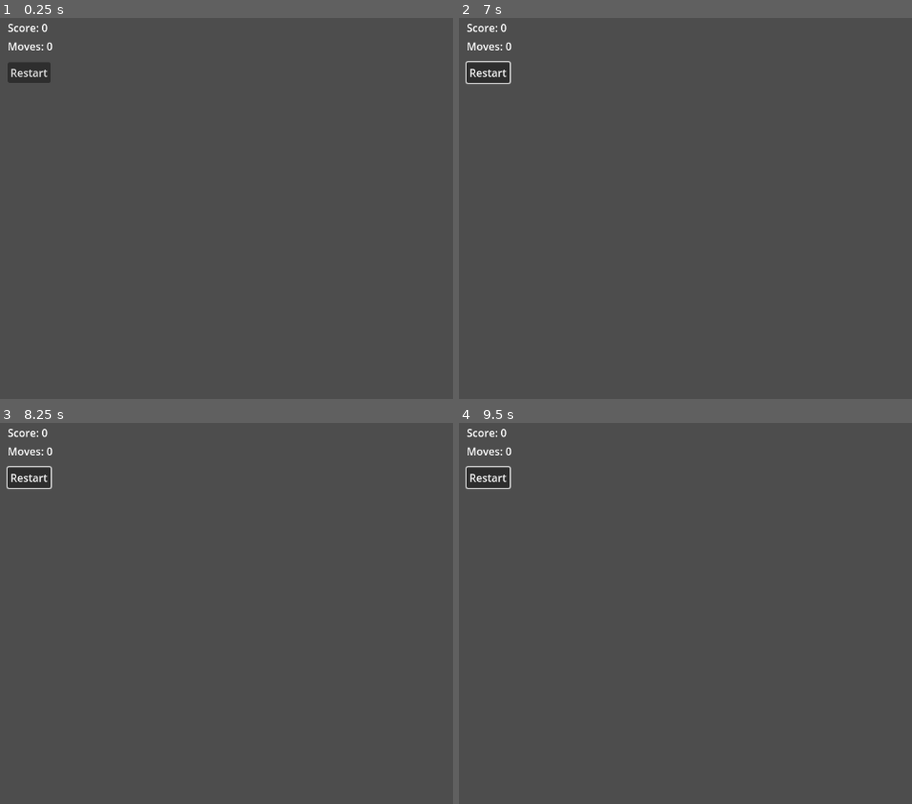
Above: before the commit, frames 1-4 (two rows, left to right).
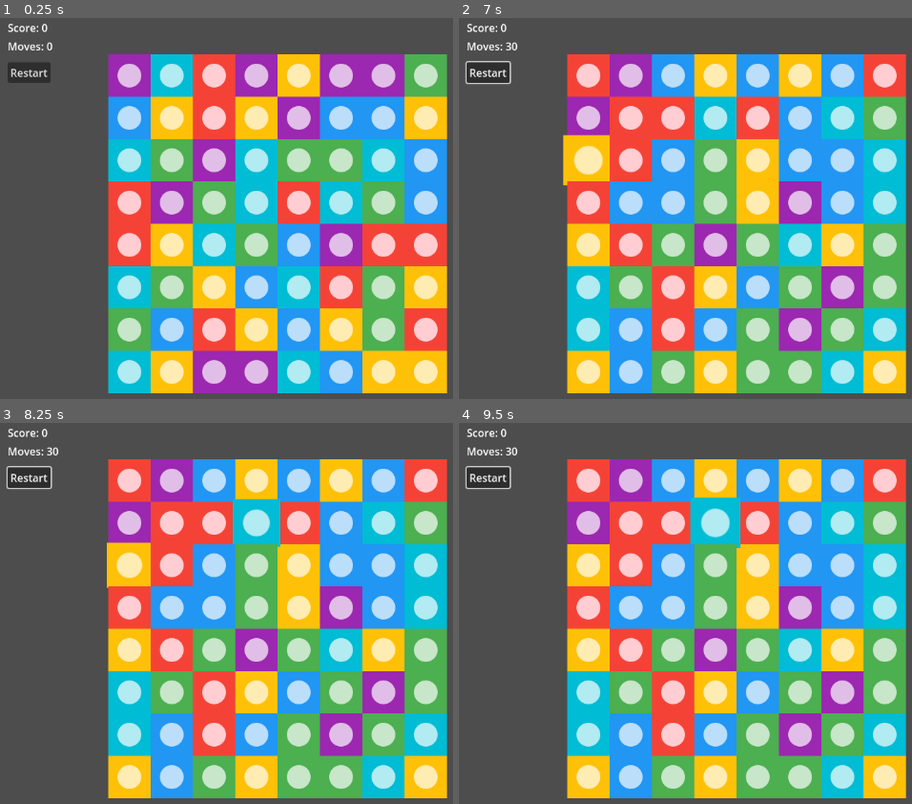
Above: after the commit, the same moments.

Repository: TzameretIshay/3-match-co-pilot
Game: Godot game, scene res://scenes/Main.tscn
Two runs of this game, one before a commit and one after it. Both use one fixed random seed, a clock stepped at 60 frames per second and the inputs below.
Inputs (mouse positions are in pixels of both pictures, inside the frame that each line leads up to):
- Up to frame 1 (0.25 s): no input
- Up to frame 2 (7 s): click "Restart" at 0.5 s; click "Restart" at 1.25 s; click "Restart" at 2 s; tap Enter at 2.75, 4.25, 5.75 s; move the mouse to (outside the picture) at 2.77 s; click (outside the picture) at 2.92 s; tap Space at 3.5, 5, 6.5 s; move the mouse to (685, 246) at 3.52 s; click (685, 246) at 3.67 s; move the mouse to (outside the picture) at 4.27 s; click (outside the picture) at 4.42 s; move the mouse to (798, 311) at 5.02 s; click (798, 311) at 5.17 s; move the mouse to (outside the picture) at 5.77 s; click (outside the picture) at 5.92 s; move the mouse to (608, 158) at 6.52 s; click (608, 158) at 6.67 s
- Up to frame 3 (8.25 s): move the mouse to (416, 628) at 7.27 s; click (416, 628) at 7.42 s; move the mouse to (262, 522) at 8.02 s; click (262, 522) at 8.17 s
- Up to frame 4 (9.5 s): move the mouse to (outside the picture) at 8.77 s; click (outside the picture) at 8.92 s

The runs differ from the first frame. In frame 1, 67% of the frame differs, in the area x 23-99%, y 9-99%; in frame 2, 67%, in the area x 10-99%, y 6-99%; in frame 3, 67%; in frame 4, 67%.
Error before the commit: Parse Error: Expected variable name after "var". (res://scripts/Grid.gd:43)

Commit message:
first run

Diff:
--- /dev/null
+++ b/assets/tile_0.svg
@@ -0,0 +1,4 @@
+<svg xmlns="http://www.w3.org/2000/svg" width="64" height="64" viewBox="0 0 64 64">
+  <rect width="64" height="64" fill="#F44336"/>
+  <circle cx="32" cy="32" r="18" fill="#FFCDD2"/>
+</svg>
--- /dev/null
+++ b/assets/tile_1.svg
@@ -0,0 +1,4 @@
+<svg xmlns="http://www.w3.org/2000/svg" width="64" height="64" viewBox="0 0 64 64">
+  <rect width="64" height="64" fill="#2196F3"/>
+  <circle cx="32" cy="32" r="18" fill="#BBDEFB"/>
+</svg>
--- /dev/null
+++ b/assets/tile_2.svg
@@ -0,0 +1,4 @@
+<svg xmlns="http://www.w3.org/2000/svg" width="64" height="64" viewBox="0 0 64 64">
+  <rect width="64" height="64" fill="#4CAF50"/>
+  <circle cx="32" cy="32" r="18" fill="#C8E6C9"/>
+</svg>
--- /dev/null
+++ b/assets/tile_3.svg
@@ -0,0 +1,4 @@
+<svg xmlns="http://www.w3.org/2000/svg" width="64" height="64" viewBox="0 0 64 64">
+  <rect width="64" height="64" fill="#FFC107"/>
+  <circle cx="32" cy="32" r="18" fill="#FFECB3"/>
+</svg>
--- /dev/null
+++ b/assets/tile_4.svg
@@ -0,0 +1,4 @@
+<svg xmlns="http://www.w3.org/2000/svg" width="64" height="64" viewBox="0 0 64 64">
+  <rect width="64" height="64" fill="#9C27B0"/>
+  <circle cx="32" cy="32" r="18" fill="#E1BEE7"/>
+</svg>
--- /dev/null
+++ b/assets/tile_5.svg
@@ -0,0 +1,4 @@
+<svg xmlns="http://www.w3.org/2000/svg" width="64" height="64" viewBox="0 0 64 64">
+  <rect width="64" height="64" fill="#00BCD4"/>
+  <circle cx="32" cy="32" r="18" fill="#B2EBF2"/>
+</svg>
--- a/project.godot
+++ b/project.godot
@@ -11,6 +11,6 @@
 [application]
 
 config/name="3Match-CoPilot"
+run/main_scene="res://scenes/Main.tscn"
 config/features=PackedStringArray("4.5", "Forward Plus")
 config/icon="res://icon.svg"
-run/main_scene="res://scenes/Main.tscn"
--- a/scenes/Main.tscn
+++ b/scenes/Main.tscn
@@ -1,11 +1,14 @@
 [gd_scene load_steps=3 format=3]
 
-[ext_resource path="res://scenes/Grid.tscn" type="PackedScene" id=1]
+[ext_resource path="res://scripts/Grid.gd" type="Script" id=1]
 [ext_resource path="res://scenes/UI.tscn" type="PackedScene" id=2]
 
 [node name="Main" type="Node2D"]
 
-[node name="Grid" parent="." instance=ExtResource( 1 )]
+[node name="Grid" type="Node2D" parent="."]
+script = ExtResource( 1 )
 position = Vector2( 200, 100 )
 
+[node name="Tiles" type="Node2D" parent="Grid"]
+
 [node name="UI" parent="." instance=ExtResource( 2 )]
--- a/scenes/Tile.tscn
+++ b/scenes/Tile.tscn
@@ -1,15 +1,16 @@
-[gd_scene load_steps=2 format=3]
+[gd_scene load_steps=3 format=3]
 
-[ext_resource path="res://scripts/Tile.gd" type="Script" id=1]
+[ext_resource type="Script" path="res://scripts/Tile.gd" id="1"]
+
+[sub_resource type="CircleShape2D" id="1"]
+radius = 32.0
 
 [node name="Tile" type="Area2D"]
-script = ExtResource( 1 )
-position = Vector2( 0, 0 )
+script = ExtResource("1")
+position = Vector2(0, 0)
 
 [node name="Sprite" type="Sprite2D" parent="."]
-texture = null
 centered = true
 
 [node name="CollisionShape2D" type="CollisionShape2D" parent="."]
-shape = CircleShape2D.new()
-shape.radius = 24.0
+shape = SubResource("1")
--- a/scripts/Grid.gd
+++ b/scripts/Grid.gd
@@ -12,17 +12,28 @@
 @export var cols: int = DEFAULT_COLS
 @export var moves_limit: int = MOVE_LIMIT
 
-var grid := [] # 2D array of Tile nodes
+var grid := []
 var score: int = 0
 var moves_left: int
 var rng := RandomNumberGenerator.new()
-
-const TileScene: PackedScene = preload("res://scenes/Tile.tscn")
+var selected_tile: Node = null
+
+var tile_scene: PackedScene
+var auto_textures := {}
+
+var audio_player: AudioStreamPlayer
+var audio_generator: AudioStreamGenerator
 
 func _ready() -> void:
 	rng.randomize()
 	moves_left = moves_limit
 	emit_signal("moves_changed", moves_left)
+	tile_scene = load("res://scenes/Tile.tscn")
+	audio_generator = AudioStreamGenerator.new()
+	audio_generator.mix_rate = 44100
+	audio_player = AudioStreamPlayer.new()
+	audio_player.stream = audio_generator
+	add_child(audio_player)
 	init_grid()
 
 func init_grid() -> void:
@@ -32,184 +43,330 @@
 		for c in range(cols):
 			var t = spawn_tile(r, c, rng.randi_range(0, TILE_TYPES - 1))
 			grid[r].append(t)
-
-	# Ensure initial board has no immediate matches
 	while true:
-		var matches = find_matches()
-		if matches.empty():
+		var result = find_matches_with_groups()
+		var matches = result["matches"]
+		if matches.is_empty():
 			break
-		# Replace matched tiles randomly until no immediate matches
 		for matched in matches:
-			var (mr, mc) = matched
+			var mr = matched[0]
+			var mc = matched[1]
 			var t = grid[mr][mc]
 			replace_tile(mr, mc, rng.randi_range(0, TILE_TYPES - 1))
 
 func spawn_tile(r: int, c: int, type_idx: int) -> Node:
-	var tile = TileScene.instantiate()
-	add_child(tile)
+	var tile = tile_scene.instantiate()
 	$Tiles.add_child(tile)
 	tile.position = Vector2(c * 64, r * 64)
 	tile.set_tile(type_idx, r, c)
-	# Placeholder: assign a texture if assets available at res://assets/tile_TYPE.png
-	var tex_path = "res://assets/tile_%d.png".format(type_idx)
-	if ResourceLoader.exists(tex_path):
-		var tex = load(tex_path)
-		if tex:
-			if tile.has_node("Sprite"):
-				tile.get_node("Sprite").texture = tex
-	# Connect click
+	var png_path = "res://assets/tile_%d.png" % type_idx
+	var svg_path = "res://assets/tile_%d.svg" % type_idx
+	if ResourceLoader.exists(png_path):
+		var tex = load(png_path)
+		if tex and tile.has_node("Sprite"):
+			tile.get_node("Sprite").texture = tex
+	elif ResourceLoader.exists(svg_path):
+		var tex2 = load(svg_path)
+		if tex2 and tile.has_node("Sprite"):
+			tile.get_node("Sprite").texture = tex2
+	else:
+		if not auto_textures.has(type_idx):
+			auto_textures[type_idx] = _make_placeholder_texture(type_idx)
+		if tile.has_node("Sprite"):
+			tile.get_node("Sprite").texture = auto_textures[type_idx]
 	tile.connect("tile_clicked", Callable(self, "_on_tile_clicked"))
 	return tile
 
 func replace_tile(r: int, c: int, type_idx: int) -> void:
-	# Remove old tile and spawn a new one at same place
-	var old = grid[r][c]
-	if old:
-		old.queue_free()
-	var nt = spawn_tile(r, c, type_idx)
-	grid[r][c] = nt
-
-var selected_tile = null
-
-func _on_tile_clicked(tile) -> void:
+	var old_tile = grid[r][c]
+	if old_tile:
+		old_tile.queue_free()
+	var new_tile = spawn_tile(r, c, type_idx)
+	grid[r][c] = new_tile
+
+func find_matches_with_groups() -> Dictionary:
+	var matches := []
+	var groups := {}
+	var visited := {}
+
+	# Horizontal matches
+	for r in range(rows):
+		var c = 0
+		while c < cols:
+			var run_start = c
+			var run_length = 1
+			while c + 1 < cols and grid[r][c].tile_type == grid[r][c + 1].tile_type:
+				c += 1
+				run_length += 1
+
+			if run_length >= 3:
+				var run_group = []
+				for i in range(run_start, c + 1):
+					var tile = grid[r][i]
+					matches.append([r, i])
+					run_group.append(tile)
+					if not visited.has(tile):
+						visited[tile] = true
+				groups[run_group[0]] = {"type": "horizontal", "length": run_length}
+			c += 1
+
+	# Vertical matches
+	for c in range(cols):
+		var r = 0
+		while r < rows:
+			var run_start = r
+			var run_length = 1
+			while r + 1 < rows and grid[r][c].tile_type == grid[r + 1][c].tile_type:
+				r += 1
+				run_length += 1
+
+			if run_length >= 3:
+				var run_group = []
+				for i in range(run_start, r + 1):
+					var tile = grid[i][c]
+					matches.append([i, c])
+					run_group.append(tile)
+					if not visited.has(tile):
+						visited[tile] = true
+				groups[run_group[0]] = {"type": "vertical", "length": run_length}
+			r += 1
+
+	# Deduplicate matches
+	var dedup := {}
+	for match in matches:
+		var key = "%d_%d" % [match[0], match[1]]
+		dedup[key] = match
+	matches = dedup.values()
+
+	return {"matches": matches, "groups": groups}
+
+func _on_tile_clicked(tile: Node) -> void:
+	if moves_left <= 0:
+		return
+
+	# If no tile selected yet, select this one
 	if selected_tile == null:
 		selected_tile = tile
-		# Could add visual highlight here
+		# Visual feedback: scale up the selected tile
+		var tween = create_tween()
+		tween.set_trans(Tween.TRANS_SINE)
+		tween.set_ease(Tween.EASE_OUT)
+		tween.tween_property(selected_tile, "scale", Vector2(1.2, 1.2), 0.15)
+		return
+
+	# If same tile clicked, deselect it
+	if tile == selected_tile:
+		var tween = create_tween()
+		tween.set_trans(Tween.TRANS_SINE)
+		tween.set_ease(Tween.EASE_OUT)
+		tween.tween_property(selected_tile, "scale", Vector2(1.0, 1.0), 0.15)
+		selected_tile = null
+		return
+
+	# Check if clicked tile is adjacent to selected tile
+	var selected_row = selected_tile.row
+	var selected_col = selected_tile.col
+	var clicked_row = tile.row
+	var clicked_col = tile.col
+
+	var distance = abs(selected_row - clicked_row) + abs(selected_col - clicked_col)
+
+	if distance == 1:
+		# Adjacent tile: attempt swap
+		var temp_selected = selected_tile
+		# First deselect the visual highlight
+		var tween = create_tween()
+		tween.set_trans(Tween.TRANS_SINE)
+		tween.set_ease(Tween.EASE_OUT)
+		tween.tween_property(temp_selected, "scale", Vector2(1.0, 1.0), 0.15)
+		await tween.finished
+		selected_tile = null
+
+		# Now perform the swap
+		await try_swap(temp_selected, tile)
 	else:
-		# If same tile clicked, deselect
-		if tile == selected_tile:
-			selected_tile = null
-			return
-		# If adjacent, attempt swap
-		if is_adjacent(selected_tile, tile):
-			try_swap(selected_tile, tile)
-		else:
-			selected_tile = tile
-
-func is_adjacent(a, b) -> bool:
-	return abs(a.row - b.row) + abs(a.col - b.col) == 1
-
-func try_swap(a, b) -> void:
-	# Do swap visually and in grid; if no match, swap back
-	perform_swap(a, b)
-	var matches = find_matches()
-	if matches.empty():
-		# animate swap back (placeholder) then swap back
-		perform_swap(a, b)
-		# consume a move even if invalid? Here we do not consume moves for invalid swap
-	else:
-		# Commit swap, then handle matches and chain reactions
-		moves_left -= 1
+		# Not adjacent: change selection to clicked tile
+		var old_selected = selected_tile
+		var tween = create_tween()
+		tween.set_parallel(true)
+		tween.set_trans(Tween.TRANS_SINE)
+		tween.set_ease(Tween.EASE_OUT)
+		tween.tween_property(old_selected, "scale", Vector2(1.0, 1.0), 0.15)
+		tween.tween_property(tile, "scale", Vector2(1.2, 1.2), 0.15)
+		await tween.finished
+		selected_tile = tile
+
+func try_swap(tile_a: Node, tile_b: Node) -> void:
+	moves_left -= 1
+	emit_signal("moves_changed", moves_left)
+
+	await animate_swap(tile_a, tile_b)
+
+	var result = find_matches_with_groups()
+	var matches = result["matches"]
+
+	if matches.is_empty():
+		await animate_swap(tile_a, tile_b)
+		moves_left += 1
 		emit_signal("moves_changed", moves_left)
-		handle_matches_and_refill()
-
-func perform_swap(a, b) -> void:
-	# swap internal grid references and update positions & row/col
-	var ar = a.row; var ac = a.col
-	var br = b.row; var bc = b.col
-	# swap in grid
-	grid[ar][ac] = b
-	grid[br][bc] = a
-	# swap row/col
-	a.row = br; a.col = bc
-	b.row = ar; b.col = ac
-	# animate positions (instant for now)
-	var apos = a.position; var bpos = b.position
-	a.position = bpos
-	b.position = apos
-
-func find_matches() -> Array:
-	# Returns array of tuples (row, col) that are in matches
-	var to_clear := {}
-	# Horizontal
-	for r in range(rows):
-		var run_type = -1
-		var run_start = 0
-		for c in range(cols):
-			var t = grid[r][c]
-			var typ = t.tile_type
-			if typ == run_type:
-				# continue
-				pass
-			else:
-				if c - run_start >= 3 and run_type != -1:
-					for x in range(run_start, c):
-						to_clear["%d_%d".format(r, x)] = [r, x]
-				run_start = c
-				run_type = typ
-		# end row: check tail
-		if cols - run_start >= 3 and run_type != -1:
-			for x in range(run_start, cols):
-				to_clear["%d_%d".format(r, x)] = [r, x]
-
-	# Vertical
+		return
+
+	await handle_matches_and_refill(result)
+
+func animate_swap(tile_a: Node, tile_b: Node) -> void:
+	var row_a = tile_a.row
+	var col_a = tile_a.col
+	var row_b = tile_b.row
+	var col_b = tile_b.col
+
+	grid[row_a][col_a] = tile_b
+	grid[row_b][col_b] = tile_a
+	tile_a.row = row_b
+	tile_a.col = col_b
+	tile_b.row = row_a
+	tile_b.col = col_a
+
+	var target_a = Vector2(col_b * 64, row_b * 64)
+	var target_b = Vector2(col_a * 64, row_a * 64)
+
+	var tween = create_tween()
+	tween.set_parallel(true)
+	tween.set_trans(Tween.TRANS_SINE)
+	tween.set_ease(Tween.EASE_IN_OUT)
+	tween.tween_property(tile_a, "position", target_a, 0.18)
+	tween.tween_property(tile_b, "position", target_b, 0.18)
+	await tween.finished
+
+func handle_matches_and_refill(result: Dictionary) -> void:
+	var to_clear = []
+	var to_clear_set = {}
+
+	for match in result["matches"]:
+		var r = match[0]
+		var c = match[1]
+		var key = "%d_%d" % [r, c]
+		if not to_clear_set.has(key):
+			to_clear_set[key] = true
+			to_clear.append([r, c])
+
+	# Check for power-ups and expand clear set
+	for tile_data in result["groups"].values():
+		if tile_data.has("length") and tile_data["length"] >= 4:
+			var matched = result["matches"]
+			for m_idx in range(0, matched.size()):
+				var mr = matched[m_idx][0]
+				var mc = matched[m_idx][1]
+				var tile = grid[mr][mc]
+				if tile_data["type"] == "horizontal":
+					tile.is_powerup = true
+					tile.powerup_type = "line"
+					for extra_c in range(cols):
+						var k = "%d_%d" % [mr, extra_c]
+						if not to_clear_set.has(k):
+							to_clear_set[k] = true
+							to_clear.append([mr, extra_c])
+				elif tile_data["type"] == "vertical":
+					tile.is_powerup = true
+					tile.powerup_type = "line"
+					for extra_r in range(rows):
+						var k = "%d_%d" % [extra_r, mc]
+						if not to_clear_set.has(k):
+							to_clear_set[k] = true
+							to_clear.append([extra_r, mc])
+
+	# Animate pop
+	var pop_tweens = []
+	for tile_data in to_clear:
+		var tr = tile_data[0]
+		var tc = tile_data[1]
+		var t = grid[tr][tc]
+		if t:
+			var tween = create_tween()
+			tween.set_trans(Tween.TRANS_SINE)
+			tween.set_ease(Tween.EASE_IN)
+			tween.tween_property(t, "scale", Vector2(0.1, 0.1), 0.12)
+			pop_tweens.append(tween)
+
+	if pop_tweens.size() > 0:
+		await pop_tweens[0].finished
+
+	# Clear tiles
+	for tile_data in to_clear:
+		var tr = tile_data[0]
+		var tc = tile_data[1]
+		var t = grid[tr][tc]
+		if t:
+			t.queue_free()
+			grid[tr][tc] = null
+
+	# Update score
+	score += to_clear.size() * 10
+	emit_signal("score_changed", score)
+
+	# Apply gravity with falling tweens
+	var fall_tweens = []
 	for c in range(cols):
-		var run_type = -1
-		var run_start = 0
-		for r in range(rows):
-			var t = grid[r][c]
-			var typ = t.tile_type
-			if typ == run_type:
-				pass
-			else:
-				if r - run_start >= 3 and run_type != -1:
-					for y in range(run_start, r):
-						to_clear["%d_%d".format(y, c)] = [y, c]
-				run_start = r
-				run_type = typ
-		if rows - run_start >= 3 and run_type != -1:
-			for y in range(run_start, rows):
-				to_clear["%d_%d".format(y, c)] = [y, c]
-
-	var arr = []
-	for k in to_clear.keys():
-		arr.append(to_clear[k])
-	return arr
-
-func handle_matches_and_refill() -> void:
-	var total_cleared = 0
-	while true:
-		var matches = find_matches()
-		if matches.empty():
-			break
-			# Clear tiles
-		for pos in matches:
-			var r = pos[0]; var c = pos[1]
-			var t = grid[r][c]
-			if t:
-				# scoring: base 10 per tile
-				score += 10
-				t.queue_free()
-				grid[r][c] = null
-			total_cleared += matches.size()
-		# collapse columns
-		for c in range(cols):
-			var write_row = rows - 1
-			for r in range(rows - 1, -1, -1):
-				var t = grid[r][c]
-				if t != null:
-					# move to write_row
-					if write_row != r:
-						grid[write_row][c] = t
-						t.row = write_row
-						t.position = Vector2(c * 64, write_row * 64)
-					grid[r][c] = null
-					write_row -= 1
-			# spawn new tiles for empty slots at top
-			for r in range(write_row, -1, -1):
-				var newt = spawn_tile(r, c, rng.randi_range(0, TILE_TYPES - 1))
-				grid[r][c] = newt
-		# notify score change
-		emit_signal("score_changed", score)
-		# small delay to simulate animations chaining
-		await get_tree().create_timer(0.18).timeout
+		var write_r = rows - 1
+		for read_r in range(rows - 1, -1, -1):
+			if grid[read_r][c] != null:
+				var t = grid[read_r][c]
+				grid[write_r][c] = t
+				t.row = write_r
+				var target_y = write_r * 64
+				var tween = create_tween()
+				tween.set_trans(Tween.TRANS_SINE)
+				tween.set_ease(Tween.EASE_OUT)
+				tween.tween_property(t, "position", Vector2(t.position.x, target_y), 0.18)
+				fall_tweens.append(tween)
+				write_r -= 1
+
+		# Fill from top
+		for r in range(write_r, -1, -1):
+			var new_type = rng.randi_range(0, TILE_TYPES - 1)
+			var new_tile = spawn_tile(r, c, new_type)
+			new_tile.position = Vector2(c * 64, -64)
+			grid[r][c] = new_tile
+			var target_y = r * 64
+			var tween = create_tween()
+			tween.set_trans(Tween.TRANS_SINE)
+			tween.set_ease(Tween.EASE_OUT)
+			tween.tween_property(new_tile, "position", Vector2(c * 64, target_y), 0.22)
+			fall_tweens.append(tween)
+
+	if fall_tweens.size() > 0:
+		await fall_tweens[0].finished
+
+	# Check for chain reactions
+	var new_result = find_matches_with_groups()
+	if not new_result["matches"].is_empty():
+		await handle_matches_and_refill(new_result)
+
+func _make_placeholder_texture(type_idx: int) -> ImageTexture:
+	var img = Image.create(64, 64, false, Image.FORMAT_RGB8)
+	var colors = [
+		Color.RED, Color.GREEN, Color.BLUE, Color.YELLOW, Color.MAGENTA, Color.CYAN
+	]
+	var color = colors[type_idx % colors.size()]
+	var lighter = color.lightened(0.3)
+
+	for y in range(64):
+		for x in range(64):
+			img.set_pixel(x, y, color)
+
+	for y in range(16, 48):
+		for x in range(16, 48):
+			var dx = x - 32
+			var dy = y - 32
+			if dx * dx + dy * dy <= 256:
+				img.set_pixel(x, y, lighter)
+
+	var texture = ImageTexture.create_from_image(img)
+	return texture
 
 func reset_game() -> void:
-	# clear children
-	$Tiles.clear()
-	for child in get_children():
-		if child != $Tiles:
-			pass
+	for child in $Tiles.get_children():
+		child.queue_free()
+	grid = []
 	init_grid()
 	score = 0
 	moves_left = moves_limit
--- a/scripts/Tile.gd
+++ b/scripts/Tile.gd
@@ -1,11 +1,12 @@
 extends Area2D
 
 signal tile_clicked(tile)
-signal request_swap(tile)
 
 @export var tile_type: int = 0
 var row: int = -1
 var col: int = -1
+var is_powerup: bool = false
+var powerup_type: String = "" # e.g., "row" or "col"
 
 func _ready() -> void:
 	$Sprite.centered = true
@@ -15,7 +16,9 @@
 	row = r
 	col = c
 	# Sprite texture is assigned by the Grid manager; it may set $Sprite.texture
+	is_powerup = false
+	powerup_type = ""
 
-func _input_event(viewport, event, shape_idx) -> void:
+func _input_event(_viewport, event: InputEvent, _shape_idx: int) -> void:
 	if event is InputEventMouseButton and event.pressed and event.button_index == MOUSE_BUTTON_LEFT:
 		emit_signal("tile_clicked", self)
--- a/scripts/UI.gd
+++ b/scripts/UI.gd
@@ -5,14 +5,17 @@
 
 func _ready() -> void:
 	# Find Grid manager in scene
-	var grid = get_tree().get_root().get_node("Main").get_node_or_null("Grid")	# main scene assumption: Main.tscn is running at root:Main
+	var current = get_tree().get_current_scene()
+	if current == null:
+		return
+	var grid = current.get_node_or_null("Grid")
 	if grid:
 		grid.connect("score_changed", Callable(self, "_on_score_changed"))
 		grid.connect("moves_changed", Callable(self, "_on_moves_changed"))
-	$RestartButton.pressed.connect(Callable(grid, "reset_game"))
+		$RestartButton.pressed.connect(Callable(grid, "reset_game"))
 
 func _on_score_changed(new_score):
-	score_label.text = "Score: %d".format(new_score)
+	score_label.text = "Score: %d" % new_score
 
 func _on_moves_changed(remaining_moves):
-	moves_label.text = "Moves: %d".format(remaining_moves)
+	moves_label.text = "Moves: %d" % remaining_moves
--- /dev/null
+++ b/tools/generate_tiles.gd
@@ -0,0 +1,38 @@
+tool
+extends EditorScript
+
+func _run() -> void:
+	var colors = [
+		Color8(244, 67, 54),
+		Color8(33, 150, 243),
+		Color8(76, 175, 80),
+		Color8(255, 193, 7),
+		Color8(156, 39, 176),
+		Color8(0, 188, 212)
+	]
+	var size = 64
+	for i in range(colors.size()):
+		var img = Image.new()
+		img.create(size, size, false, Image.FORMAT_RGBA8)
+		img.lock()
+		var col = colors[i]
+		for y in range(size):
+			for x in range(size):
+				img.set_pixel(x, y, col)
+		# draw a lighter circle in the middle
+		var cx = size / 2
+		var cy = size / 2
+		var radius = int(size * 0.32)
+		for y in range(size):
+			for x in range(size):
+				var dx = x - cx
+				var dy = y - cy
+				if dx * dx + dy * dy <= radius * radius:
+					var base = img.get_pixel(x, y)
+					var lit = base.linear_interpolate(Color(1,1,1,1), 0.22)
+					img.set_pixel(x, y, lit)
+		img.unlock()
+		var path = "res://assets/tile_%d.png".format(i)
+		var err = img.save_png(path)
+		print("Saved: ", path, " -> ", err)
+	print("Tile PNG generation complete.")
Not shown, added: assets/match_chain.wav.import
Not shown, added: assets/pop.wav.import
Not shown, added: assets/swap.wav.import
Not shown, added: assets/tile_0.svg.import
Not shown, added: assets/tile_1.svg.import
Not shown, added: assets/tile_2.svg.import
Not shown, added: assets/tile_3.svg.import
Not shown, added: assets/tile_4.svg.import
Not shown, added: assets/tile_5.svg.import
Not shown, added: scripts/Grid.gd.uid
Not shown, added: scripts/Tile.gd.uid
Not shown, added: scripts/UI.gd.uid
(and 9 more such lines)
